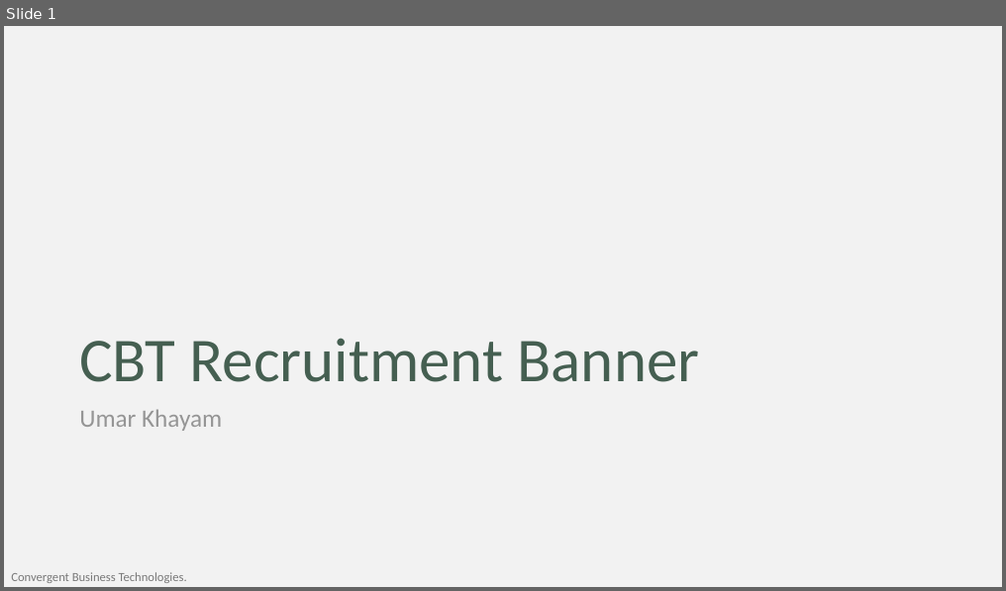
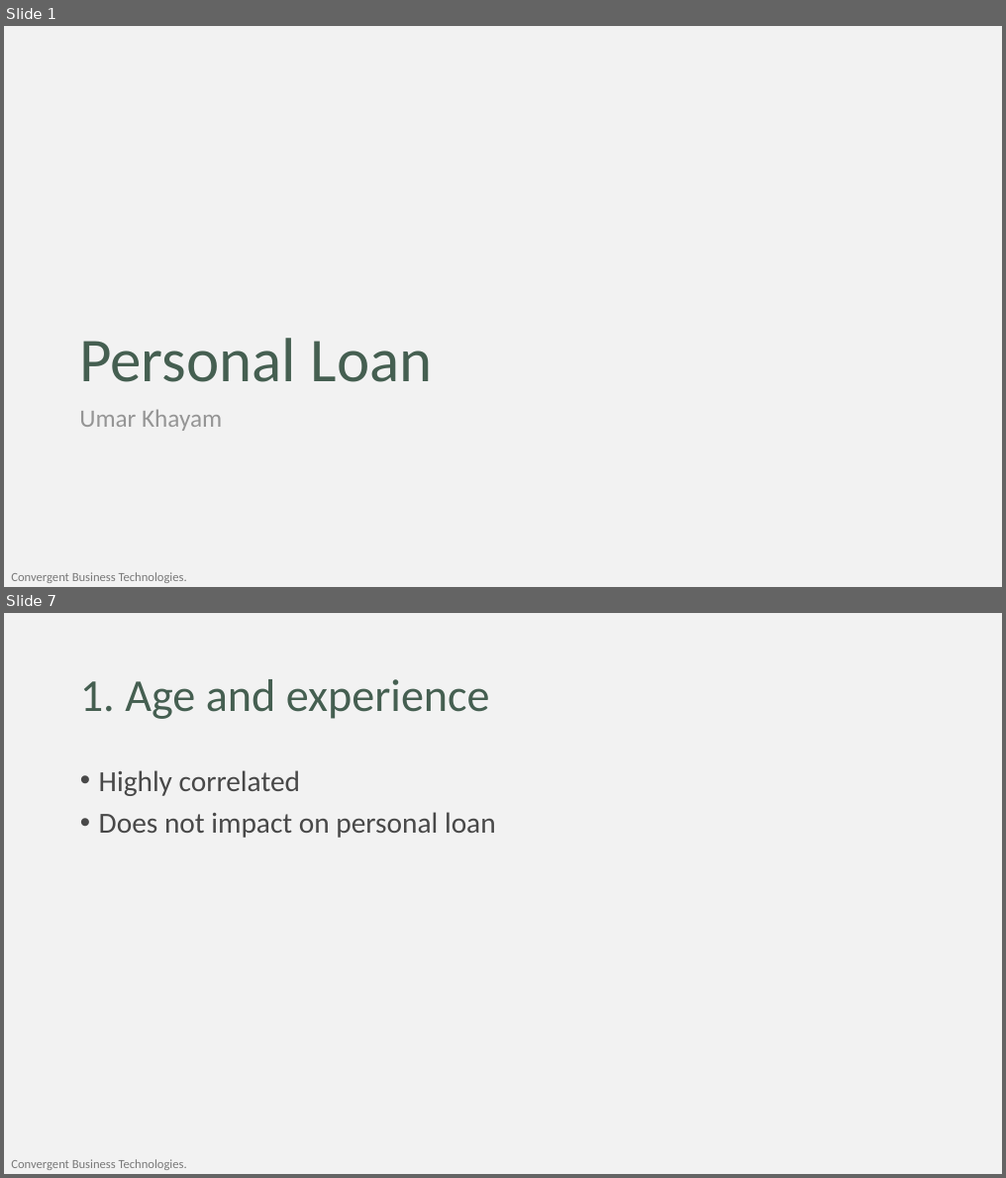
Before and after one commit to umar-khayam/Data-Science, a slide deck: Learning/Statistics/ISL/Presentation_v1.2.pptx. Shown one above the other, each under a label of ours: slide 1 before the commit, slides 1 and 7 after it; the slides between them are not shown. The pictures are 1006x591 and 1006x1178 pixels, drawn with LibreOffice and Linux fonts; fonts in the diff are those of the drawing; background and template pictures are left out. Boxes give left, top, right and bottom in pixels: in the first picture for what was removed or moved away, otherwise in the second. Text is boxed around its words. In the diff, an @@ line names an element or a change of style, - is before the commit and + after.

Commit message:
Bank Personal Loan

```diff
--- a/Learning/Statistics/ISL/Presentation_v1.2.pptx
+++ b/Learning/Statistics/ISL/Presentation_v1.2.pptx
@@ slide 7 added at (4, 613, 1002, 1174), background #F2F2F2; not listed: 1 template element that a slide beside it also shows @@
@@ title added at (80, 679, 490, 719), 44 pt, text #455F51 @@
+1. Age and experience
@@ text added at (99, 770, 496, 838), 28 pt, text #484848 @@
+• Highly correlated
+• Does not impact on personal loan
@@ slide 1 changed as well @@
@@ title at (79, 338, 433, 382): text changed @@
-CBT Recruitment Banner
+Personal Loan
```
Also in this commit, not shown: 16 other slides added, 10 slides removed, 7 other files.
